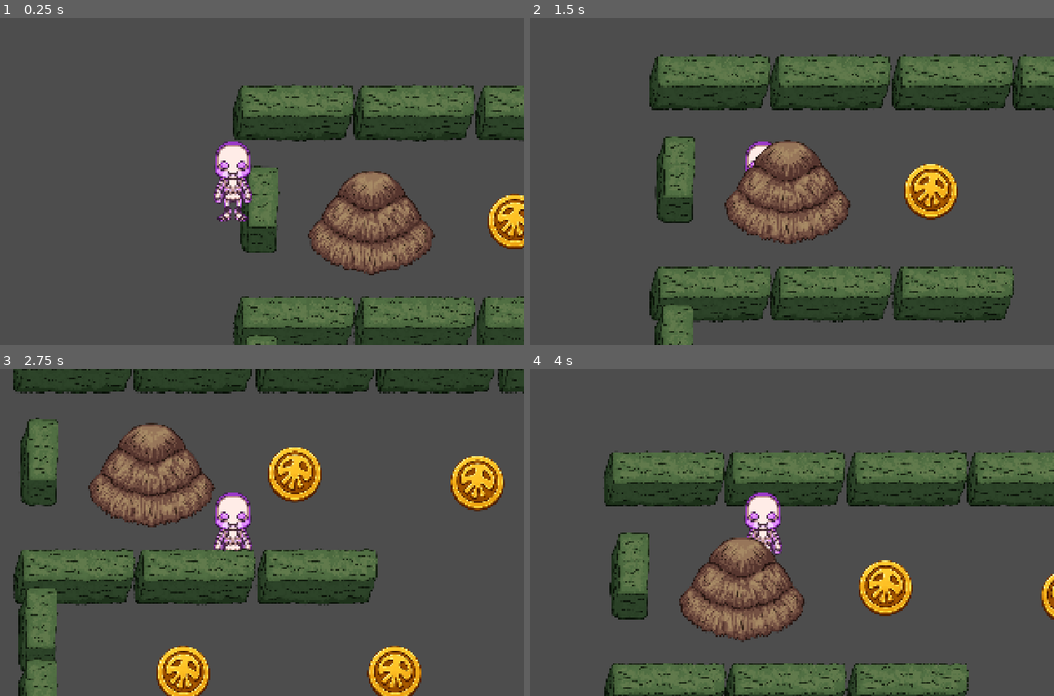
Above: before the commit, frames 1-4 (two rows, left to right).
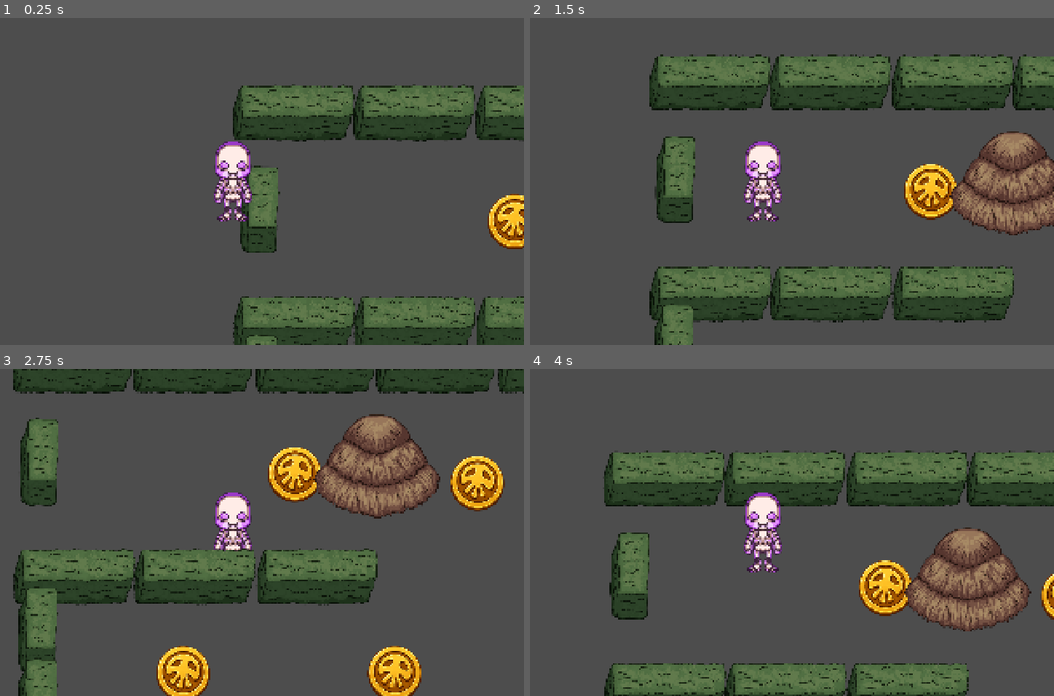
Above: after the commit, the same moments.

Repository: vikram3/Prototype
Game: Godot game, scene res://scenes/checkpoints/checkpoint01.tscn
Same seed, same stepped clock (60 frames per second), same inputs: the game is played once before the commit and once after it. The project has no main scene, so this scene is started directly.
Inputs:
- Up to frame 1 (0.25 s): no input
- Up to frame 2 (1.5 s): tap Enter at 0.5 s; hold D (move_right) 0.53-1.28 s; hold S (move_down) from 1.28 s (still down)
- Up to frame 3 (2.75 s): release S (move_down) at 2.03 s; hold D (move_right) from 2.03 s (still down)
- Up to frame 4 (4 s): release D (move_right) at 2.78 s; hold W (move_up) 2.78-3.53 s; hold A (move_left) from 3.53 s (still down)

The runs differ from the first frame. In frame 1, 5.0% of the frame differs, in the area x 58-84%, y 46-79%; in frame 2, 9.6%; in frame 3, 10%, in the area x 16-85%, y 13-49%; in frame 4, 10%.

Commit message:
skull_chase

Diff:
--- a/scenes/checkpoints/checkpoint01.tscn
+++ b/scenes/checkpoints/checkpoint01.tscn
@@ -67,49 +67,41 @@
 position = Vector2(1154, 0)
 patrol_path = NodePath("../../../PatrolPoints/Path2D")
 patrol_speed = 400.0
-vision_angle = 100.0
 
 [node name="Skull2" parent="World/Entities" parent_id_path=PackedInt32Array(777000994) index="1" unique_id=1983561973 node_paths=PackedStringArray("patrol_path") instance=ExtResource("2_f4wyv")]
 position = Vector2(1856, 676)
 patrol_path = NodePath("../../../PatrolPoints/Path2D2")
 patrol_speed = 400.0
-vision_angle = 100.0
 
 [node name="Skull3" parent="World/Entities" parent_id_path=PackedInt32Array(777000994) index="2" unique_id=1639926090 node_paths=PackedStringArray("patrol_path") instance=ExtResource("2_f4wyv")]
 position = Vector2(1856, 676)
 patrol_path = NodePath("../../../PatrolPoints/Path2D3")
 patrol_speed = 400.0
-vision_angle = 100.0
 
 [node name="Skull4" parent="World/Entities" parent_id_path=PackedInt32Array(777000994) index="3" unique_id=819514637 node_paths=PackedStringArray("patrol_path") instance=ExtResource("2_f4wyv")]
 position = Vector2(1856, 676)
 patrol_path = NodePath("../../../PatrolPoints/Path2D4")
 patrol_speed = 400.0
-vision_angle = 100.0
 
 [node name="Skull5" parent="World/Entities" parent_id_path=PackedInt32Array(777000994) index="4" unique_id=57242666 node_paths=PackedStringArray("patrol_path") instance=ExtResource("2_f4wyv")]
 position = Vector2(1856, 676)
 patrol_path = NodePath("../../../PatrolPoints/Path2D5")
 patrol_speed = 400.0
-vision_angle = 100.0
 
 [node name="Skull6" parent="World/Entities" parent_id_path=PackedInt32Array(777000994) index="5" unique_id=257598020 node_paths=PackedStringArray("patrol_path") instance=ExtResource("2_f4wyv")]
 position = Vector2(1856, 676)
 patrol_path = NodePath("../../../PatrolPoints/Path2D6")
 patrol_speed = 400.0
-vision_angle = 100.0
 
 [node name="Skull7" parent="World/Entities" parent_id_path=PackedInt32Array(777000994) index="6" unique_id=162566234 node_paths=PackedStringArray("patrol_path") instance=ExtResource("2_f4wyv")]
 position = Vector2(1856, 676)
 patrol_path = NodePath("../../../PatrolPoints/Path2D7")
 patrol_speed = 400.0
-vision_angle = 100.0
 
 [node name="Skull8" parent="World/Entities" parent_id_path=PackedInt32Array(777000994) index="7" unique_id=1468132054 node_paths=PackedStringArray("patrol_path") instance=ExtResource("2_f4wyv")]
 position = Vector2(1856, 676)
 patrol_path = NodePath("../../../PatrolPoints/Path2D8")
 patrol_speed = 400.0
-vision_angle = 100.0
 
 [node name="VerticalHedge" type="Sprite2D" parent="World" index="1" unique_id=1860047966]
 position = Vector2(82, 512)
@@ -1140,7 +1132,7 @@
 position = Vector2(6292, 2357)
 
 [node name="HidingObject" parent="Objects" index="62" unique_id=1833708346 instance=ExtResource("7_4iq2i")]
-position = Vector2(776, 0)
+position = Vector2(1520, -30)
 
 [node name="Goal" parent="." index="7" unique_id=1313366078]
 position = Vector2(6450, 2310)
--- a/scenes/enemies/Skull.tscn
+++ b/scenes/enemies/Skull.tscn
@@ -13,6 +13,7 @@
 patrol_speed = 60.0
 loop_path = true
 vision_range = 500.0
+vision_angle = 100.0
 search_duration = 2.5
 
 [node name="Sprite2D" parent="." index="0" unique_id=260806912]
@@ -32,5 +33,6 @@
 shape = SubResource("RectangleShape2D_tg4u5")
 
 [node name="VisionRay" type="RayCast2D" parent="." index="3" unique_id=647079648]
-position = Vector2(0.5, -99.5)
+position = Vector2(1, 0)
 collision_mask = 3
+collide_with_areas = true
--- a/scenes/objects/hiding_object.tscn
+++ b/scenes/objects/hiding_object.tscn
@@ -5,7 +5,9 @@
 [sub_resource type="CircleShape2D" id="CircleShape2D_ylxmm"]
 radius = 172.4094
 
-[node name="HidingObject" type="Area2D" unique_id=1833708346 groups=["hiding_object"]]
+[node name="HidingObject" type="StaticBody2D" unique_id=100265319 groups=["hiding_object"]]
+collision_layer = 2
+collision_mask = 9
 
 [node name="Sprite2D" type="Sprite2D" parent="." unique_id=558394540]
 texture = ExtResource("1_b2df3")
